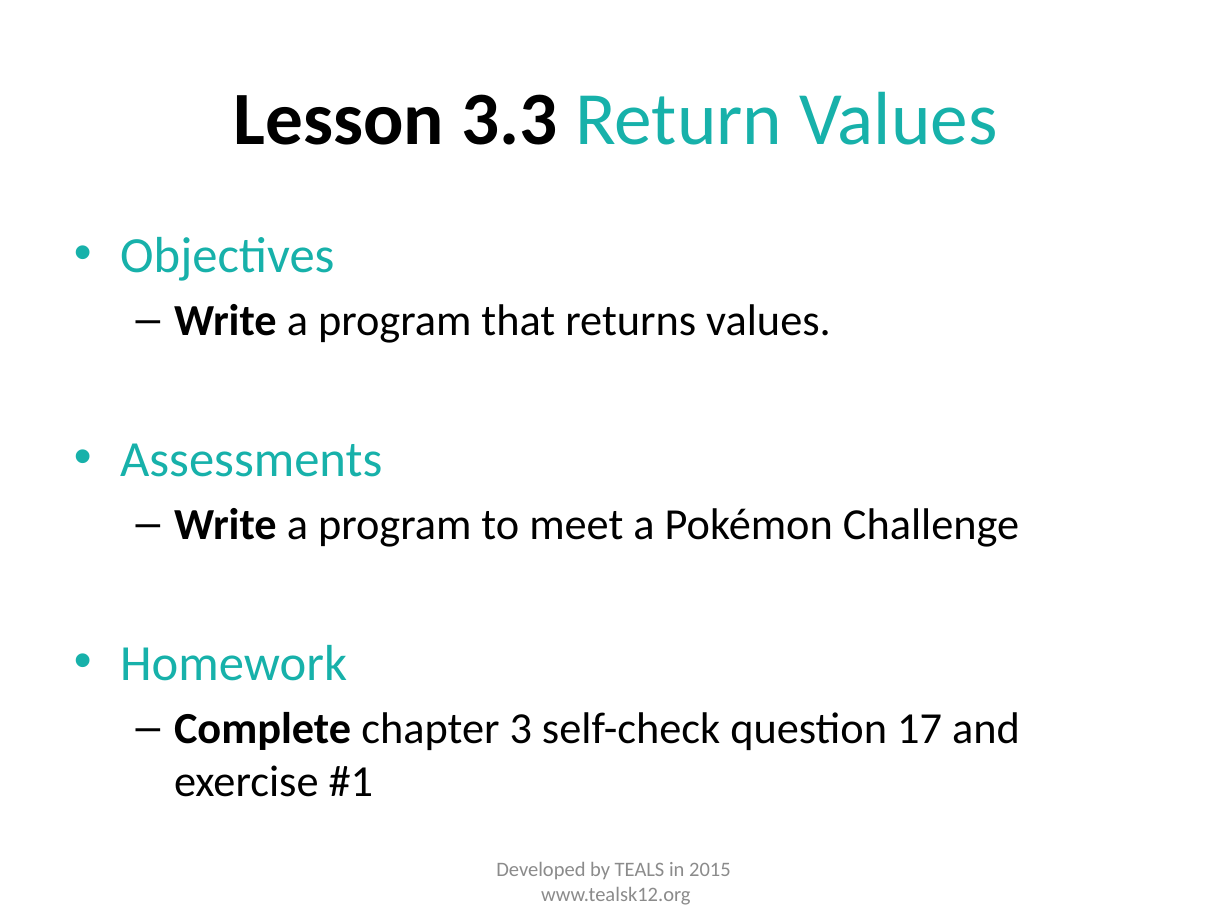
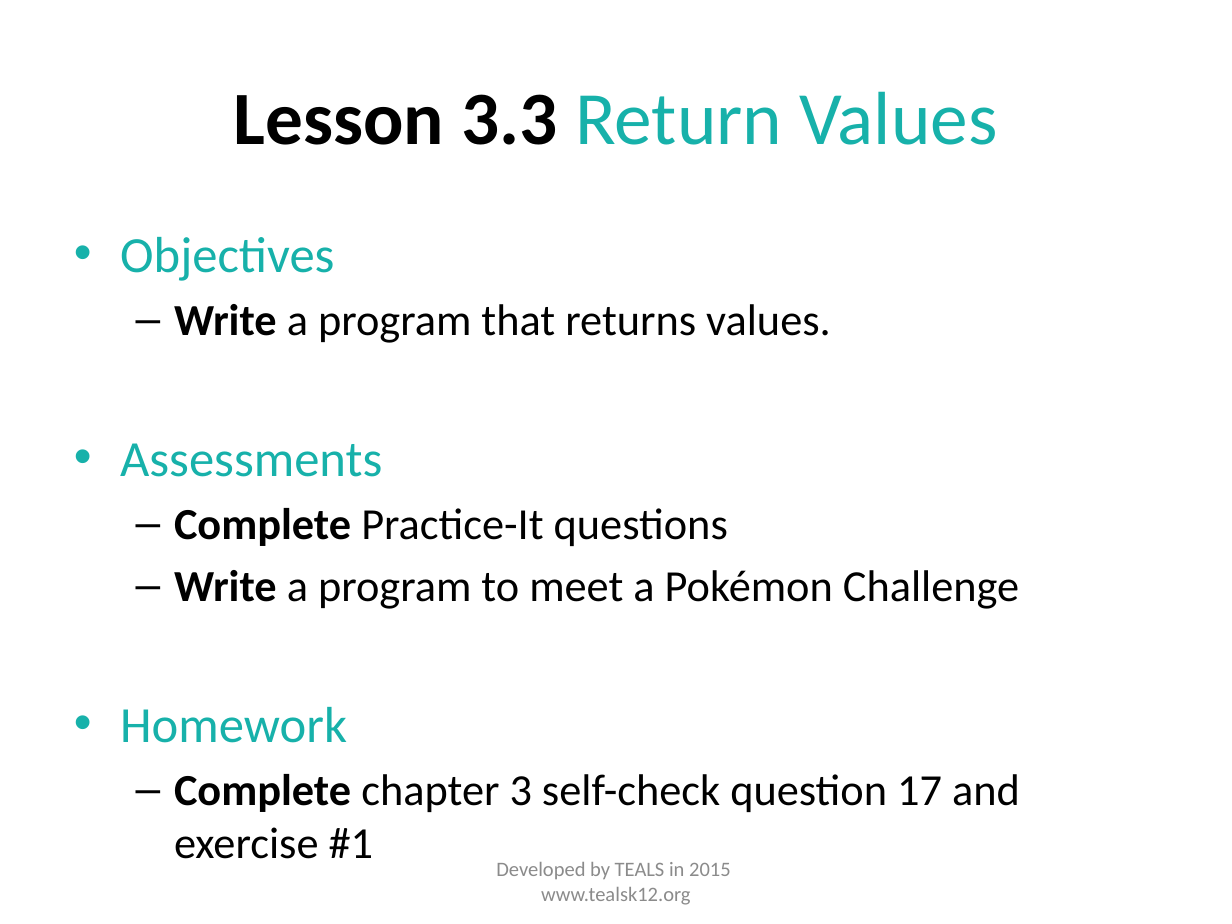
Before and after one commit to TEALSK12/apcsa-public, a slide deck: slide 4 of curriculum/Unit3/Unit 3 Slides.pptx. Drawn at 1232x924 pixels with LibreOffice and Linux fonts; fonts in the diff are those of the drawing. Boxes give left, top, right and bottom in pixels: in the first picture for what was removed or moved away, otherwise in the second. Text is boxed around its words. In the diff, an @@ line names an element or a change of style, - is before the commit and + after.

```diff
--- a/curriculum/Unit3/Unit 3 Slides.pptx
+++ b/curriculum/Unit3/Unit 3 Slides.pptx
@@ text at bbox=[174, 508, 728, 546]: paragraph added @@
+  – Complete Practice-It questions
```
Also in this commit, not shown: 5 other slides changed, 21 other files.
